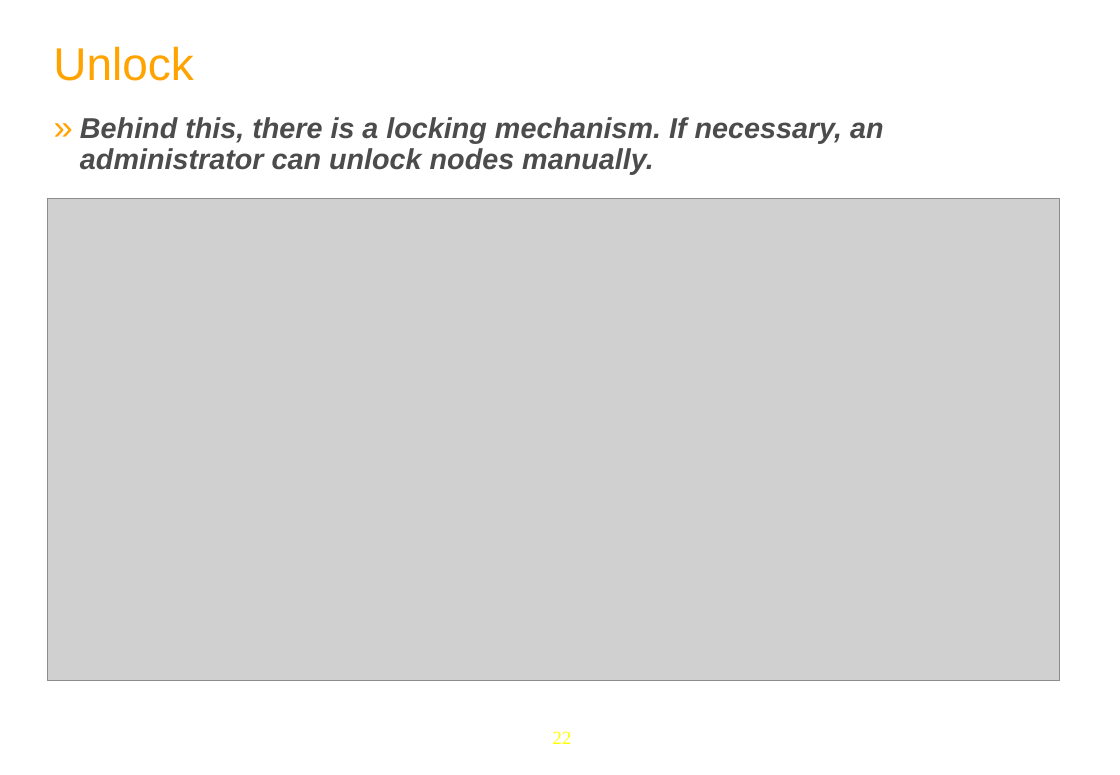
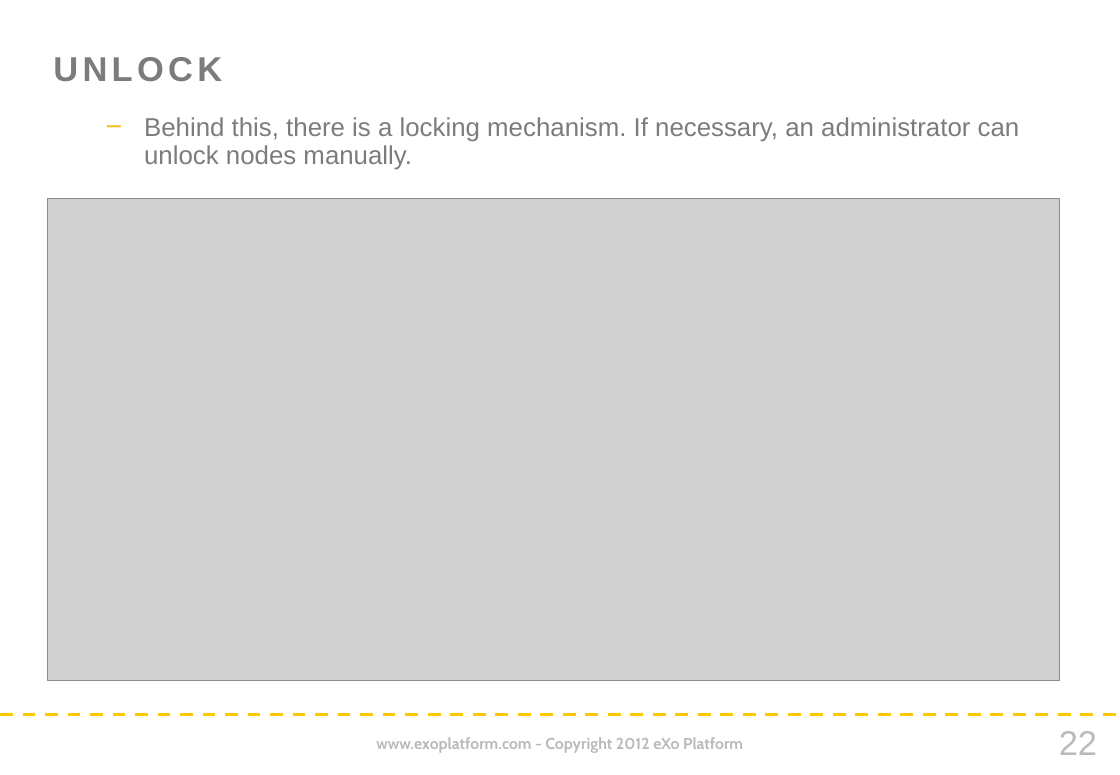
Before and after one commit to anhvurz90/training, a slide deck: slide 22 of plf3_5/eXoFundamentals/080-Content-Advanced/080-Content-Advanced-en.pptx. Drawn at 1120x775 pixels with LibreOffice and Linux fonts; fonts in the diff are those of the drawing; grey boxes stand for pictures; background and template pictures are left out. Boxes give left, top, right and bottom in pixels: in the first picture for what was removed or moved away, otherwise in the second. Text is boxed around its words. In the diff, an @@ line names an element or a change of style, - is before the commit and + after.

Commit message:
eXo Fundamentals slides in new Company style

```diff
--- a/plf3_5/eXoFundamentals/080-Content-Advanced/080-Content-Advanced-en.pptx
+++ b/plf3_5/eXoFundamentals/080-Content-Advanced/080-Content-Advanced-en.pptx
@@ title at box(53, 57, 222, 82): text changed; size 32 to 24 pt; text colour #FFA300 to #7C7C7C; bold on @@
-Unlock
+UNLOCK
@@ text "Behind this, there is a ..." at box(144, 117, 1020, 170): size 20 to 18 pt, text colour #4C4C4C to #7C7C7C, bold off, italic off; bullet » to −; less space between paragraphs; bullet colour #FFA300 to #F7C12E @@
@@ line added from (0, 716) to (1120, 716), #FAC900 2.25 pt dashed @@
@@ text added at box(376, 737, 743, 753), 11 pt, text #BABABA, bold @@
+www.exoplatform.com - Copyright 2012 eXo Platform
@@ page number: place and size @@
-page number at box(553, 731, 572, 744)
+page number at box(1059, 731, 1097, 755)
@@ page number at box(1059, 731, 1097, 755): size 13 to 24 pt, font Times New Roman to Arial, text colour #FFFF00 to #BABABA @@
```
Also in this commit, not shown: 25 other slides changed, 2 slides added, 2 slides removed, 1 other file.
